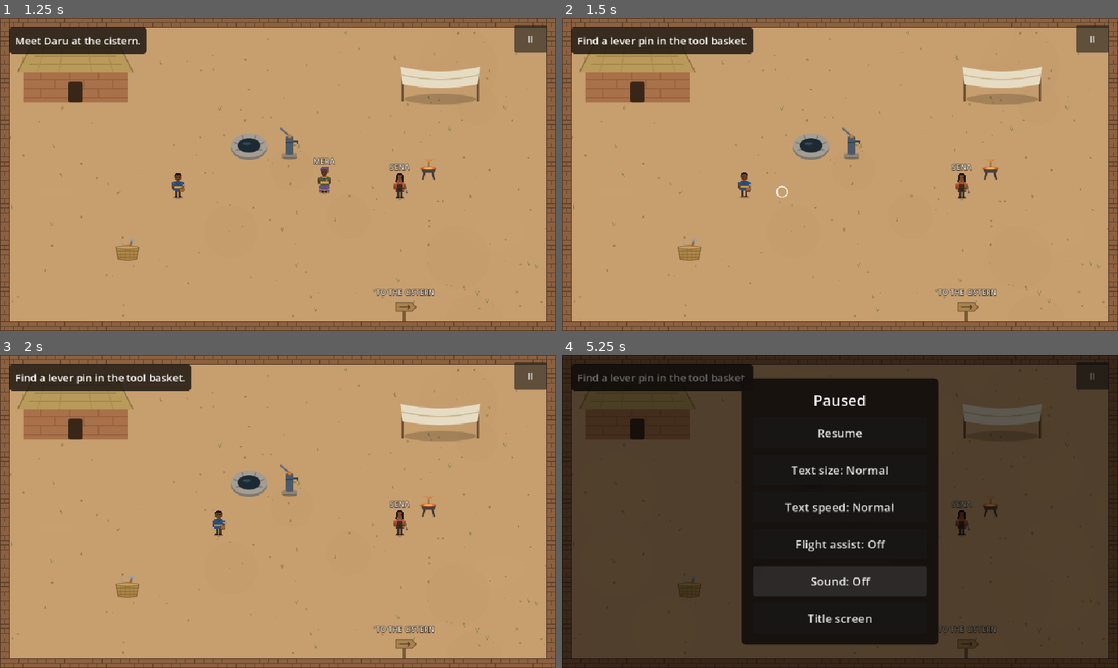
Above: before the commit, frames 1-4 (two rows, left to right).
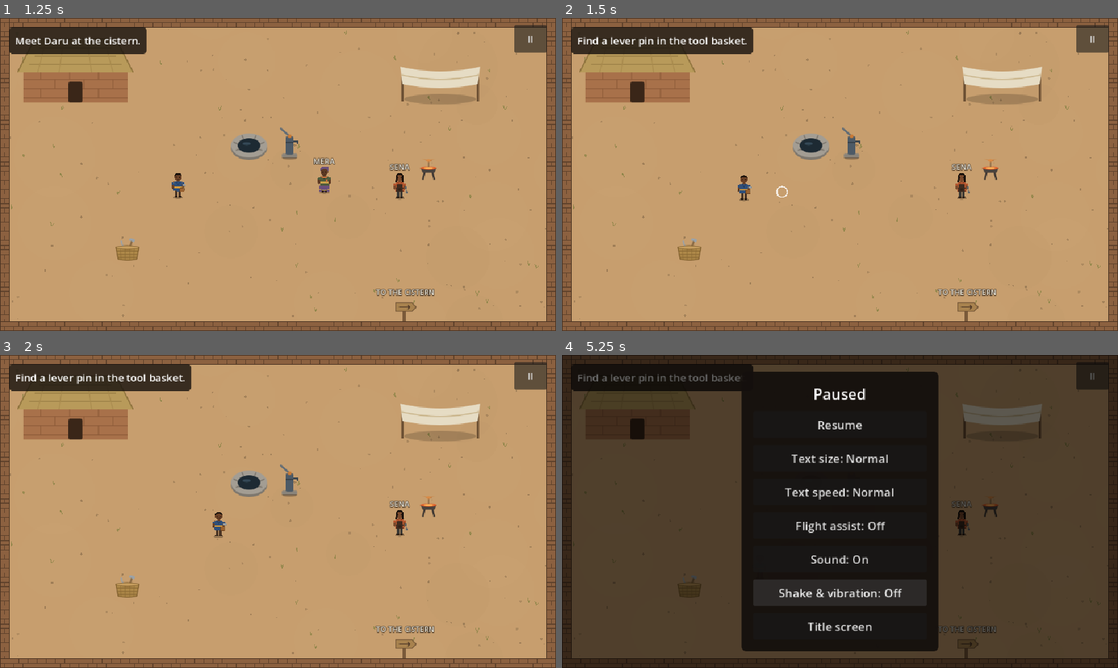
Above: after the commit, the same moments.

Repository: cacious7/unbroken_sky
Game: Godot game, scene res://tests/test_runner.tscn
Same seed, same stepped clock (60 frames per second), same inputs: the game is played once before the commit and once after it. This scene is started directly instead of the project's main scene.
Inputs (mouse positions are in pixels of both pictures, inside the frame that each line leads up to):
- Up to frame 1 (1.25 s): tap Enter at 0.5 s; move the mouse to (400, 158) at 0.52 s; hold D (move_right) from 0.53 s (still down); hold J (attack) from 0.53 s (still down); click (400, 158) at 0.67 s; tap Space at 0.77, 1.07 s; tap K (dodge) at 0.8 s
- Up to frame 2 (1.5 s): release D (move_right) at 1.25 s; release J (attack) at 1.25 s; click "II" at 1.25 s
- Up to frame 3 (2 s): no input
- Up to frame 4 (5.25 s): drag from (728, 527) to (812, 483) at 2.02 s; move the mouse to (895, 442) at 2.77 s; hold D (move_right) 2.78-3.5 s; hold J (attack) 2.78-3.5 s; click (895, 442) at 2.92 s; tap K (dodge) at 3.05, 4.55 s; drag from (812, 574) to (851, 486) at 3.52 s; move the mouse to (1006, 558) at 4.27 s; hold A (move_left) 4.28-5 s; hold E (interact) 4.28-5 s; click (1006, 558) at 4.42 s; tap Space at 4.52, 4.82 s; tap Escape (ui_cancel) at 4.9 s; click (840, 592) at 5 s, where only the run after the commit has a clickable "Shake & vibration: On"

Frame 1 is identical in both runs. In frame 2, 0.1% of the frame differs, in the area x 31-35%, y 49-59%; in frame 3, less than 0.1%; in frame 4, 5.7%, in the area x 32-68%, y 5-95%.

Commit message:
Improve controls and combat feel: pathfinding, tap-to-attack, hit feedback
- Tap-to-walk finds a path around walls and solid objects (NavGrid / AStarGrid2D)
- Tapping a husk in combat walks up to it and strikes
- Hit-stop, husk knockback, view-only screen shake, vibration, damage flash;
  "Shake & vibration" toggle in the pause menu; Android vibrate permission
- Touch action button shows the action verb and highlights when pressed
- 134 headless checks pass

Co-Authored-By: Claude Opus 5.5 <noreply@anthropic.com>

Diff:
--- a/engine/scripts/hud.gd
+++ b/engine/scripts/hud.gd
@@ -18,6 +18,7 @@
 var _caption: Label
 var _caption_tween: Tween
 var _combat_hint: Label
+var _damage_flash: ColorRect
 ## [control, base font size] pairs rescaled when the text size setting changes.
 var _scaled: Array = []
 
@@ -79,6 +80,12 @@
 	_caption_tween.tween_property(_caption, "modulate:a", 0.0, 0.4)
 
 
+## A soft red pulse at the screen edge when Tavo is hit (once, not a strobe).
+func flash_damage() -> void:
+	_damage_flash.color.a = 0.3
+	create_tween().tween_property(_damage_flash, "color:a", 0.0, 0.4)
+
+
 func caption_text() -> String:
 	return _caption.text if _caption.modulate.a > 0.0 else ""
 
@@ -101,6 +108,12 @@
 	root.set_anchors_preset(Control.PRESET_FULL_RECT)
 	root.mouse_filter = Control.MOUSE_FILTER_IGNORE
 	add_child(root)
+
+	_damage_flash = ColorRect.new()
+	_damage_flash.color = Color(0.8, 0.1, 0.05, 0.0)
+	_damage_flash.set_anchors_preset(Control.PRESET_FULL_RECT)
+	_damage_flash.mouse_filter = Control.MOUSE_FILTER_IGNORE
+	root.add_child(_damage_flash)
 
 	_objective_panel = PanelContainer.new()
 	_objective_panel.add_theme_stylebox_override("panel", _panel_style())
--- a/engine/scripts/husk.gd
+++ b/engine/scripts/husk.gd
@@ -24,6 +24,9 @@
 const RECOVERY_SECONDS := 1.2
 ## The strike lands if Tavo is this close to the husk's edge during the lunge.
 const HIT_DISTANCE := 26.0
+## Stagger after a hammer hit: about 12 px of travel.
+const KNOCKBACK_SPEED := 180.0
+const KNOCKBACK_DECEL := 1400.0
 
 @export var max_health := 3
 
@@ -35,6 +38,7 @@
 var _left := 0.0
 var _lunge := Vector2.RIGHT
 var _landed_hit := false
+var _knockback := Vector2.ZERO
 var _start_position := Vector2.ZERO
 
 
@@ -87,10 +91,12 @@
 	match state:
 		State.WINDUP:
 			_enter(State.RECOVERY)
+			_knock_back()
 			return "interrupt"
 		State.RECOVERY:
 			health -= 1
 			if health > 0:
+				_knock_back()
 				queue_redraw()
 				return "hit"
 			collision_layer = 0
@@ -124,16 +130,24 @@
 			if _left <= 0.0:
 				_enter(State.RECOVERY)
 		State.RECOVERY:
-			velocity = Vector2.ZERO
+			# A short stagger backwards after a hit, small enough to stay in hammer reach.
+			velocity = _knockback
+			_knockback = _knockback.move_toward(Vector2.ZERO, KNOCKBACK_DECEL * delta)
 			if _left <= 0.0:
 				_enter(State.APPROACH)
 	move_and_slide()
 	queue_redraw()
 
 
+func _knock_back() -> void:
+	if target != null:
+		_knockback = (global_position - target.global_position).normalized() * KNOCKBACK_SPEED
+
+
 func _enter(new_state: State) -> void:
 	state = new_state
 	_landed_hit = false
+	_knockback = Vector2.ZERO
 	match new_state:
 		State.WINDUP:
 			_left = WINDUP_SECONDS
--- /dev/null
+++ b/engine/scripts/nav_grid.gd
@@ -0,0 +1,54 @@
+class_name NavGrid
+extends RefCounted
+## Grid pathfinding for tap-to-walk. Built from the scene's solid scenery (walls and
+## solid objects) each time a walk starts, so characters appearing or disappearing
+## are always respected. Husks are not obstacles; Tavo walks up to them.
+
+const CELL := 12.0
+const AREA := Rect2(0, 0, 960, 540)
+## Obstacles are grown by Tavo's half size so paths keep his body clear of walls.
+const CLEARANCE := Vector2(10, 14)
+
+
+## Returns world-space waypoints from `from` towards `to`, ending as close to `to` as
+## can be reached (for example beside a solid object that was tapped).
+static func find_path(scene: Node, from: Vector2, to: Vector2) -> PackedVector2Array:
+	var grid := AStarGrid2D.new()
+	grid.region = Rect2i(0, 0, int(AREA.size.x / CELL), int(AREA.size.y / CELL))
+	grid.cell_size = Vector2(CELL, CELL)
+	grid.diagonal_mode = AStarGrid2D.DIAGONAL_MODE_ONLY_IF_NO_OBSTACLES
+	grid.update()
+	for rect in solid_rects(scene):
+		var grown := rect.grow_individual(CLEARANCE.x, CLEARANCE.y, CLEARANCE.x, CLEARANCE.y)
+		var first := Vector2i((grown.position / CELL).floor())
+		var last := Vector2i((grown.end / CELL).ceil()) - Vector2i.ONE
+		for x in range(maxi(first.x, 0), mini(last.x, grid.region.end.x - 1) + 1):
+			for y in range(maxi(first.y, 0), mini(last.y, grid.region.end.y - 1) + 1):
+				grid.set_point_solid(Vector2i(x, y))
+	var start := _cell(grid, from)
+	# If Tavo is pressed against a wall his own cell can read as solid; free it.
+	grid.set_point_solid(start, false)
+	var points := grid.get_point_path(start, _cell(grid, to), true)
+	var path := PackedVector2Array()
+	for i in points.size():
+		path.append(points[i] + Vector2(CELL, CELL) / 2.0)
+	if path.size() > 0:
+		path.remove_at(0)
+	return path
+
+
+## World rectangles of everything Tavo cannot walk through.
+static func solid_rects(scene: Node) -> Array[Rect2]:
+	var rects: Array[Rect2] = []
+	for child in scene.get_children():
+		if child is Interactable:
+			if child.solid and child.enabled:
+				rects.append(Rect2(child.global_position - child.body_size / 2.0, child.body_size))
+		elif child is StaticBody2D and child.get("size") != null:
+			rects.append(Rect2(child.global_position - child.size / 2.0, child.size))
+	return rects
+
+
+static func _cell(grid: AStarGrid2D, point: Vector2) -> Vector2i:
+	var clamped := point.clamp(AREA.position, AREA.end - Vector2.ONE)
+	return Vector2i((clamped / CELL).floor()).clamp(grid.region.position, grid.region.end - Vector2i.ONE)
--- a/engine/scripts/pause_menu.gd
+++ b/engine/scripts/pause_menu.gd
@@ -12,6 +12,7 @@
 var _speed_button: Button
 var _assist_button: Button
 var _sound_button: Button
+var _shake_button: Button
 
 
 func _ready() -> void:
@@ -64,6 +65,7 @@
 	_speed_button.text = "Text speed: %s" % Settings.text_speed_name()
 	_assist_button.text = "Flight assist: %s" % ("On" if Settings.flight_assist else "Off")
 	_sound_button.text = "Sound: %s" % ("On" if Settings.sound_on else "Off")
+	_shake_button.text = "Shake & vibration: %s" % ("On" if Settings.shake_on else "Off")
 	for button in _menu.find_children("", "Button", true, false):
 		button.add_theme_font_size_override("font_size", Settings.font_size(20))
 
@@ -120,13 +122,15 @@
 	column.add_child(_assist_button)
 	_sound_button = _button("", Settings.toggle_sound)
 	column.add_child(_sound_button)
+	_shake_button = _button("", Settings.toggle_shake)
+	column.add_child(_shake_button)
 	column.add_child(_button("Title screen", _to_title))
 
 
 func _button(text: String, action: Callable) -> Button:
 	var button := Button.new()
 	button.text = text
-	button.custom_minimum_size = Vector2(300, 52)
+	button.custom_minimum_size = Vector2(300, 46)
 	button.pressed.connect(action)
 	return button
 
--- a/engine/scripts/player.gd
+++ b/engine/scripts/player.gd
@@ -44,6 +44,10 @@
 var _walking := false
 var _walk_point := Vector2.ZERO
 var _walk_target: Interactable = null
+## Waypoints around obstacles, from NavGrid.
+var _path := PackedVector2Array()
+## A husk (or other hammer target) tapped in combat: walk up to it and swing.
+var _attack_target: Node2D = null
 var _stuck_time := 0.0
 ## Dodges and knockback both move Tavo along a fixed direction for a short time.
 var _dash_left := 0.0
@@ -97,6 +101,12 @@
 		var target := _walk_target
 		cancel_walk()
 		target.used.emit(target)
+	elif _walking and _attack_target != null:
+		if not _attack_target.is_threat():
+			cancel_walk()
+		elif _distance_to_target(_attack_target) <= ATTACK_RANGE - 4.0:
+			cancel_walk()
+			attack()
 
 
 func _draw() -> void:
@@ -112,7 +122,7 @@
 	if _swing_left > 0.0:
 		draw_arc(Vector2.ZERO, ATTACK_RANGE, facing.angle() - 0.8, facing.angle() + 0.8, 12,
 				Color(1, 1, 1, 0.9), 4.0)
-	if _walking and _walk_target == null:
+	if _walking and _walk_target == null and _attack_target == null:
 		draw_arc(to_local(_walk_point), 9.0, 0.0, TAU, 24, Color(1, 1, 1, 0.8), 2.0)
 
 
@@ -150,6 +160,10 @@
 	return _focus != null
 
 
+func focus_target() -> Interactable:
+	return _focus
+
+
 func attack() -> void:
 	if not active or not combat_enabled or _cooldown_left > 0.0:
 		return
@@ -208,16 +222,29 @@
 	walk_to(get_canvas_transform().affine_inverse() * screen_point)
 
 
-## Walk to a world position. If an object is there, walk to it and use it.
+## Walk to a world position, finding a way around obstacles. If an object is there,
+## walk to it and use it; in combat, if a husk is there, walk up to it and strike.
 func walk_to(world_point: Vector2) -> void:
 	if not active:
 		return
+	cancel_walk()
+	if combat_enabled:
+		var enemy := _threat_at(world_point)
+		if enemy != null:
+			if _distance_to_target(enemy) <= ATTACK_RANGE - 4.0:
+				attack()
+				return
+			_attack_target = enemy
+			_walk_point = enemy.global_position
+			_walking = true
+			return
 	var target := _interactable_at(world_point)
 	if target != null and _nearby.has(target):
 		target.used.emit(target)
 		return
 	_walk_target = target
 	_walk_point = target.global_position if target != null else world_point
+	_path = NavGrid.find_path(get_parent(), global_position, _walk_point)
 	_walking = true
 	_stuck_time = 0.0
 	queue_redraw()
@@ -226,7 +253,14 @@
 func cancel_walk() -> void:
 	_walking = false
 	_walk_target = null
+	_attack_target = null
+	_path.clear()
+	_stuck_time = 0.0
 	queue_redraw()
+
+
+func path_points() -> PackedVector2Array:
+	return _path
 
 
 func is_walking() -> bool:
@@ -253,11 +287,31 @@
 
 
 func _walk_direction() -> Vector2:
+	# Husks move, so head straight for them.
+	if _attack_target != null:
+		return (_attack_target.global_position - global_position).normalized()
+	while _path.size() > 0 and global_position.distance_to(_path[0]) <= ARRIVE_DISTANCE:
+		_path.remove_at(0)
+	if _path.size() > 0:
+		return (_path[0] - global_position).normalized()
+	# Off the end of the path: close the last gap to the exact point or object.
 	var offset := _walk_point - global_position
 	if _walk_target == null and offset.length() <= ARRIVE_DISTANCE:
 		cancel_walk()
 		return Vector2.ZERO
 	return offset.normalized()
+
+
+func _distance_to_target(target: Node2D) -> float:
+	return global_position.distance_to(target.global_position) - float(target.hit_radius)
+
+
+func _threat_at(world_point: Vector2) -> Node2D:
+	for node in get_tree().get_nodes_in_group("hammer_target"):
+		var target := node as Node2D
+		if target.is_threat() and target.global_position.distance_to(world_point) <= target.hit_radius + 26.0:
+			return target
+	return null
 
 
 func _check_stuck(before: Vector2, delta: float) -> void:
--- a/engine/scripts/settings.gd
+++ b/engine/scripts/settings.gd
@@ -15,6 +15,8 @@
 ## Wider landing zones, longer airtime and weaker gusts for eagle flight.
 var flight_assist := false
 var sound_on := true
+## Screen shake and phone vibration on hits. Off for players sensitive to motion.
+var shake_on := true
 
 
 func _ready() -> void:
@@ -58,6 +60,11 @@
 	_save_and_notify()
 
 
+func toggle_shake() -> void:
+	shake_on = not shake_on
+	_save_and_notify()
+
+
 func _apply_sound() -> void:
 	AudioServer.set_bus_mute(0, not sound_on)
 
@@ -72,6 +79,7 @@
 	text_speed = _index_or_default(data.get("text_speed"), TEXT_SPEEDS.size())
 	flight_assist = data.get("flight_assist") == true
 	sound_on = data.get("sound_on") != false
+	shake_on = data.get("shake_on") != false
 	_apply_sound()
 
 
@@ -86,5 +94,5 @@
 	if file != null:
 		file.store_string(JSON.stringify({
 			"text_size": text_size, "text_speed": text_speed, "flight_assist": flight_assist,
-			"sound_on": sound_on}))
+			"sound_on": sound_on, "shake_on": shake_on}))
 	changed.emit()
--- a/engine/scripts/story_scene.gd
+++ b/engine/scripts/story_scene.gd
@@ -23,7 +23,8 @@
 	player.focus_changed.connect(hud.show_prompt)
 	player.focus_changed.connect(_update_action_label.unbind(1))
 	player.health_changed.connect(hud.set_health)
-	player.struck.connect(_play_strike_sound)
+	player.struck.connect(_on_strike)
+	player.health_changed.connect(_on_health_changed)
 	hud.set_health(player.health, Player.MAX_HEALTH)
 	hud.show_key_hints = not touch.device_has_touch
 	hud.restart_requested.connect(_restart)
@@ -100,20 +101,83 @@
 	_update_action_label()
 
 
-## The hammer sounds different depending on what it hits: a light ring off a shell,
-## a solid clang on a connector, a deep one when something breaks.
-func _play_strike_sound(result: String) -> void:
+## Combat feedback by result: a light ring off a shell; a solid hit with a moment of
+## hit-stop, a small shake and a buzz on a connector; bigger for a break.
+func _on_strike(result: String) -> void:
 	match result:
 		"deflect":
 			Sfx.play("hammer_clang", -8.0, 1.35)
 		"interrupt", "hit":
 			Sfx.play("hammer_clang")
+			hit_stop(0.06)
+			shake(3.0)
+			_vibrate(30)
 		"break":
 			Sfx.play("hammer_clang", 2.0, 0.75)
-
-
+			hit_stop(0.12)
+			shake(6.0)
+			_vibrate(60)
+
+
+var _last_health := Player.MAX_HEALTH
+
+
+func _on_health_changed(current: int, _maximum: int) -> void:
+	if current < _last_health:
+		hud.flash_damage()
+		shake(5.0)
+		_vibrate(80)
+	_last_health = current
+
+
+## Freezes the action for a moment so a hit lands with weight.
+func hit_stop(seconds: float) -> void:
+	Engine.time_scale = 0.05
+	await get_tree().create_timer(seconds, true, false, true).timeout
+	Engine.time_scale = 1.0
+
+
+## Shakes the view only (the viewport's canvas transform), so nothing's real position
+## changes and taps, paths and collisions are unaffected.
+var shake_offset := Vector2.ZERO:
+	set(value):
+		shake_offset = value
+		if is_inside_tree():
+			get_viewport().canvas_transform = Transform2D(0.0, value)
+
+
+func shake(strength: float) -> void:
+	if not Settings.shake_on:
+		return
+	var tween := create_tween().set_ignore_time_scale()
+	for i in 4:
+		var offset := Vector2(randf_range(-1.0, 1.0), randf_range(-1.0, 1.0)) * strength
+		tween.tween_property(self, "shake_offset", offset, 0.03)
+	tween.tween_property(self, "shake_offset", Vector2.ZERO, 0.03)
+
+
+func _vibrate(milliseconds: int) -> void:
+	if Settings.shake_on:
+		Input.vibrate_handheld(milliseconds)
+
+
+func _exit_tree() -> void:
+	# Never leave the game slowed down or the view offset if the scene changes mid-effect.
+	Engine.time_scale = 1.0
+	get_viewport().canvas_transform = Transform2D.IDENTITY
+
+
+## The touch action button names what it will do: the first word of the object's prompt
+## ("TALK", "SEARCH", "LOOK"...), STRIKE in combat with nothing in reach, else USE.
 func _update_action_label() -> void:
-	touch.set_action_label("STRIKE" if player.combat_enabled and not player.has_focus_target() else "USE")
+	touch.set_action_label(action_verb(player.focus_target(), player.combat_enabled))
+
+
+static func action_verb(target: Interactable, in_combat: bool) -> String:
+	if target != null:
+		var verb := target.prompt.get_slice(" ", 0).to_upper()
+		return verb if verb.length() <= 7 else "USE"
+	return "STRIKE" if in_combat else "USE"
 
 
 func _go_to(scene_id: String) -> void:
--- a/engine/scripts/touch_controls.gd
+++ b/engine/scripts/touch_controls.gd
@@ -26,6 +26,9 @@
 var _stick_vector := Vector2.ZERO
 var _combat := false
 var _action_label := "USE"
+## Brief highlight on the button just pressed: "action" or "dodge".
+var _flash_button := ""
+var _flash_left := 0.0
 
 
 func _ready() -> void:
@@ -58,6 +61,24 @@
 	_canvas.queue_redraw()
 
 
+func action_label() -> String:
+	return _action_label
+
+
+func _flash(button: String) -> void:
+	_flash_button = button
+	_flash_left = 0.15
+	_canvas.queue_redraw()
+
+
+func _process(delta: float) -> void:
+	if _flash_left > 0.0:
+		_flash_left -= delta
+		if _flash_left <= 0.0:
+			_flash_button = ""
+		_canvas.queue_redraw()
+
+
 func _input(event: InputEvent) -> void:
 	if not visible:
 		return
@@ -67,8 +88,10 @@
 				return
 			get_viewport().set_input_as_handled()
 			if event.position.distance_to(_button_centre()) <= BUTTON_RADIUS * 1.3:
+				_flash("action")
 				interact_pressed.emit()
 			elif _combat and event.position.distance_to(_dodge_centre()) <= DODGE_RADIUS * 1.3:
+				_flash("dodge")
 				dodge_pressed.emit()
 			else:
 				_pending[event.index] = event.position
@@ -120,12 +143,15 @@
 	var base := _stick_origin if _stick_index != -1 else Vector2(110, _canvas.size.y - 110)
 	_canvas.draw_circle(base, STICK_RADIUS, Color(1, 1, 1, 0.15))
 	_canvas.draw_circle(base + _stick_vector * STICK_RADIUS, 24, Color(1, 1, 1, 0.45))
-	_draw_button(_button_centre(), BUTTON_RADIUS, _action_label)
+	_draw_button(_button_centre(), BUTTON_RADIUS, _action_label, _flash_button == "action")
 	if _combat:
-		_draw_button(_dodge_centre(), DODGE_RADIUS, "DODGE")
+		_draw_button(_dodge_centre(), DODGE_RADIUS, "DODGE", _flash_button == "dodge")
 
 
-func _draw_button(centre: Vector2, radius: float, text: String) -> void:
-	_canvas.draw_circle(centre, radius, Color(1, 1, 1, 0.3))
-	_canvas.draw_string(ThemeDB.fallback_font, centre + Vector2(-50, 7), text,
-			HORIZONTAL_ALIGNMENT_CENTER, 100, 18, Color(1, 1, 1, 0.9))
+func _draw_button(centre: Vector2, radius: float, text: String, pressed: bool) -> void:
+	_canvas.draw_circle(centre, radius * (0.92 if pressed else 1.0), Color(1, 1, 1, 0.6 if pressed else 0.3))
+	_canvas.draw_arc(centre, radius, 0.0, TAU, 40, Color(0, 0, 0, 0.35), 2.0)
+	var font := ThemeDB.fallback_font
+	var position := centre + Vector2(-50, 7)
+	_canvas.draw_string_outline(font, position, text, HORIZONTAL_ALIGNMENT_CENTER, 100, 18, 4, Color(0, 0, 0, 0.6))
+	_canvas.draw_string(font, position, text, HORIZONTAL_ALIGNMENT_CENTER, 100, 18, Color(1, 1, 1, 0.95))
--- a/engine/tests/test_runner.gd
+++ b/engine/tests/test_runner.gd
@@ -43,6 +43,9 @@
 	await _test_sc02_sequence()
 	await _test_sc02_resume()
 	await _test_tap_to_walk()
+	await _test_pathfinding()
+	await _test_combat_controls()
+	_test_action_verbs()
 	await _test_sc03_paths()
 	await _test_sc03_resume()
 	await _test_sc04()
@@ -315,6 +318,83 @@
 	var mera: Interactable = yard.get_node("Mera")
 	_check(not mera.hit_test(mera.global_position), "hidden characters cannot be tapped")
 	await _close(yard)
+
+
+# --- Controls -----------------------------------------------------------------
+
+func _point_in_solid(scene: Node, point: Vector2) -> bool:
+	for rect in NavGrid.solid_rects(scene):
+		if rect.has_point(point):
+			return true
+	return false
+
+
+func _test_pathfinding() -> void:
+	# The flood room's zig-zag stair: one path from the bottom to the broken wall.
+	_start_at("SC08")
+	GameState.set_flag("sc08_talked", true)
+	var room := await _spawn(KEEPER_ROOM)
+	room.get_node("FloodWater").rising = false
+	var path := NavGrid.find_path(room, room.ROUTE_START, Vector2(480, 60))
+	var blocked := 0
+	for point in path:
+		if _point_in_solid(room, point):
+			blocked += 1
+	_check(path.size() > 10 and path[-1].y < 120.0 and blocked == 0,
+			"pathfinding: tap-walk finds the zig-zag stair route without crossing walls")
+	await _close(room)
+
+	# Walking round the well to a spot directly behind it, which a straight line can't reach.
+	GameState.new_game()
+	GameState.set_flag("sc02_intro_seen", true)
+	var yard := await _spawn(WELL_YARD)
+	var player: Player = yard.player
+	player.global_position = Vector2(430, 290)
+	player.walk_to(Vector2(430, 172))
+	await _physics_frames(150)
+	_check(player.global_position.distance_to(Vector2(430, 172)) < 8.0,
+			"pathfinding: Tavo walks around the well instead of stopping at it")
+	await _close(yard)
+
+
+func _test_combat_controls() -> void:
+	_start_at("SC05")
+	GameState.set_flag("sc05_arrived", true)
+	var road := await _spawn(ASH_ROAD)
+	var husk: Husk = road.get_node("HuskOne")
+	var player: Player = road.player
+	road._fighting = true
+	road.set_combat(true)
+	husk.activate(player)
+	husk._enter(Husk.State.RECOVERY)
+	husk._left = 5.0
+	player.global_position = husk.global_position + Vector2(-110, 0)
+	var swings := []
+	player.struck.connect(func(result: String) -> void: swings.append(result))
+	player.walk_to(husk.global_position)
+	await _physics_frames(60)
+	_check(swings.has("hit"), "combat: tapping a husk walks up to it and strikes")
+	_check(husk.global_position.x > husk._start_position.x, "combat: a hammer hit knocks the husk back")
+
+	await _physics_frames(10)
+	_check(is_equal_approx(Engine.time_scale, 1.0), "combat: hit-stop always returns to normal speed")
+	road.shake(5.0)
+	await _physics_frames(20)
+	_check(road.get_viewport().canvas_transform.origin == Vector2.ZERO and road.position == Vector2.ZERO,
+			"combat: screen shake moves only the view and settles back to rest")
+	await _close(road)
+
+
+func _test_action_verbs() -> void:
+	var sena := Interactable.new()
+	sena.prompt = "Talk to Sena"
+	var pipe := Interactable.new()
+	pipe.prompt = "Lift the pipe together"
+	_check(StoryScene.action_verb(sena, false) == "TALK" and StoryScene.action_verb(pipe, true) == "LIFT"
+			and StoryScene.action_verb(null, true) == "STRIKE" and StoryScene.action_verb(null, false) == "USE",
+			"touch: the action button names the action (TALK, LIFT, STRIKE, USE)")
+	sena.free()
+	pipe.free()
 
 
 # --- SC03 ---------------------------------------------------------------------
Not shown, changed: engine/export_presets.cfg
Not shown, added: engine/scripts/nav_grid.gd.uid
Not shown, changed: engine/README.md
